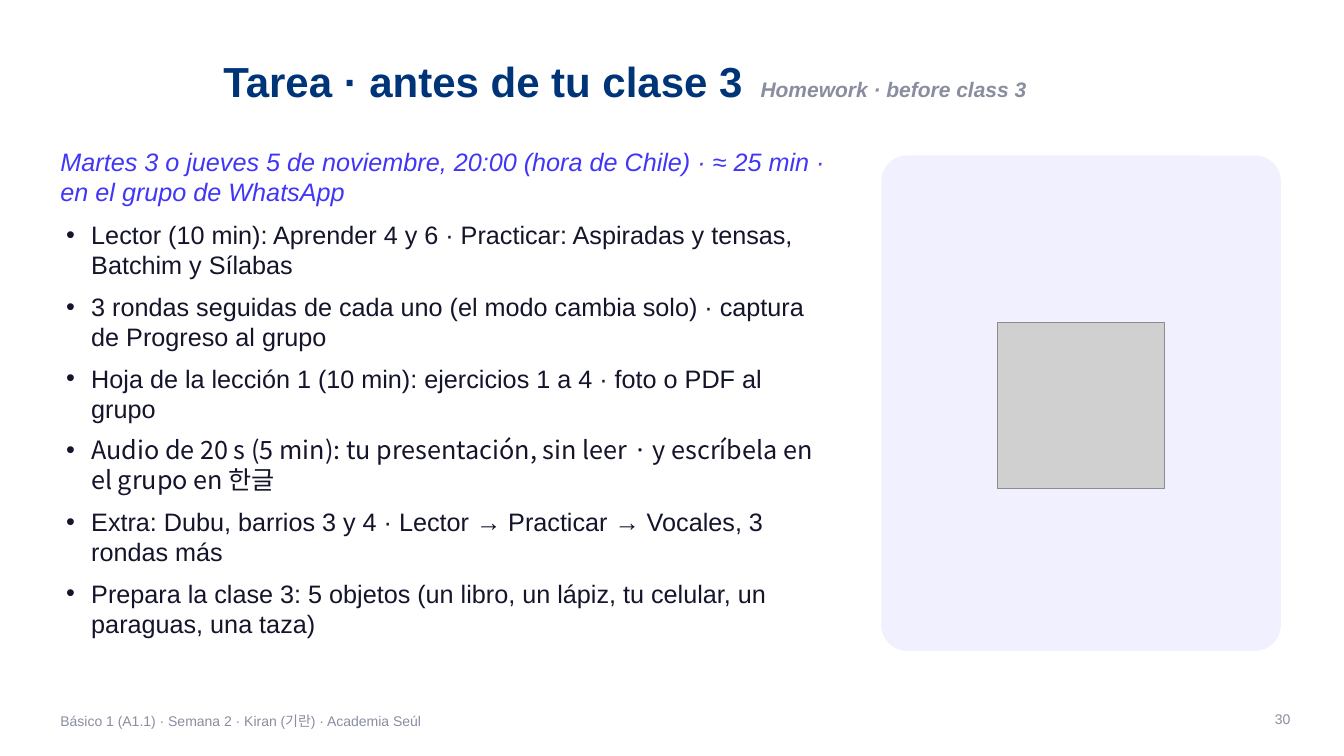
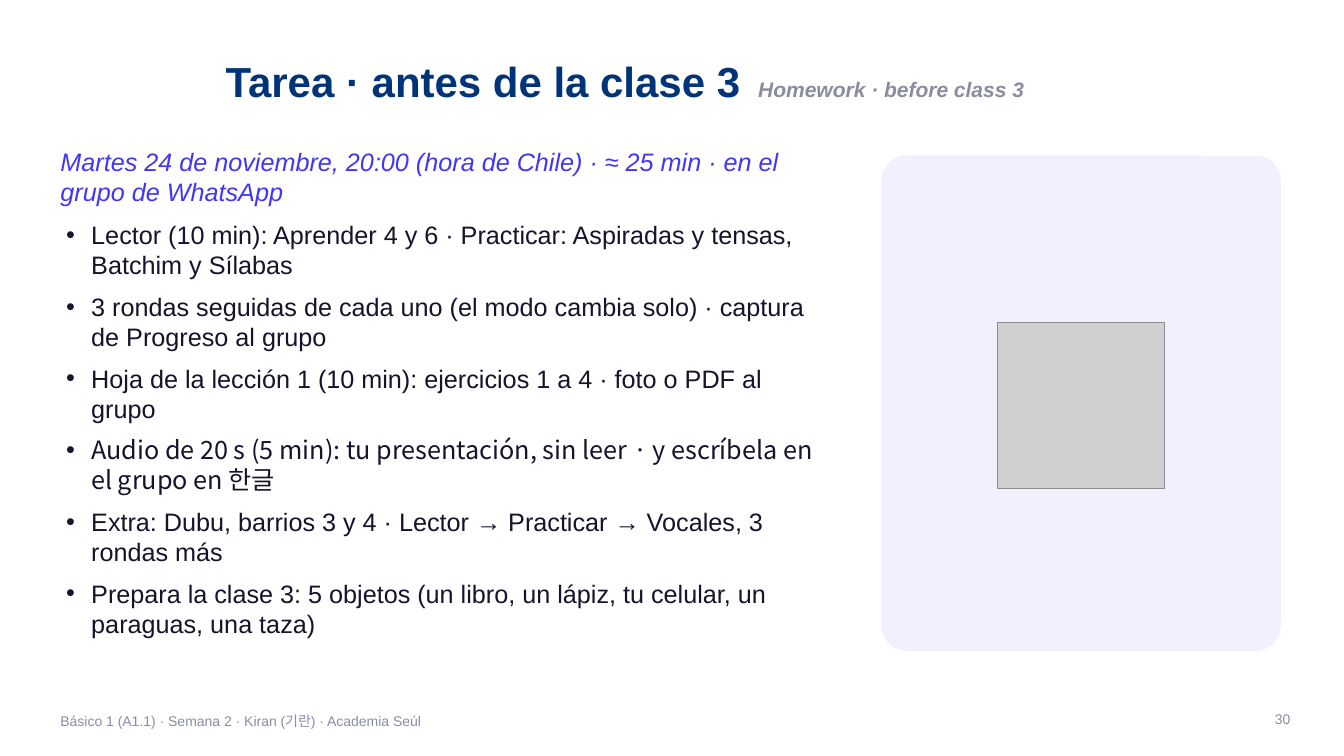
Before and after one commit to academiaseul/ACADEMIASEULWEB, a slide deck: slide 30 of Curriculo/Fase2_Basico1/decks/Basico1_S02_Kiran.pptx. Drawn at 1344x756 pixels with LibreOffice and Linux fonts; fonts in the diff are those of the drawing; grey boxes stand for pictures; background and template pictures are left out. Boxes give left, top, right and bottom in pixels: in the first picture for what was removed or moved away, otherwise in the second. Text is boxed around its words. In the diff, an @@ line names an element or a change of style, - is before the commit and + after.

```diff
--- a/Curriculo/Fase2_Basico1/decks/Basico1_S02_Kiran.pptx
+++ b/Curriculo/Fase2_Basico1/decks/Basico1_S02_Kiran.pptx
@@ title at bbox=[226, 66, 1024, 98]: text changed @@
-Tarea · antes de tu clase 3 Homework · before class 3
+Tarea · antes de la clase 3 Homework · before class 3
@@ text at bbox=[60, 152, 779, 207]: text changed @@
-Martes 3 o jueves 5 de noviembre, 20:00 (hora de Chile) · ≈ 25 min · en el grupo de WhatsApp
+Martes 24 de noviembre, 20:00 (hora de Chile) · ≈ 25 min · en el grupo de WhatsApp
```
Also in this commit, not shown: 1 other slide changed, 23 other files.
